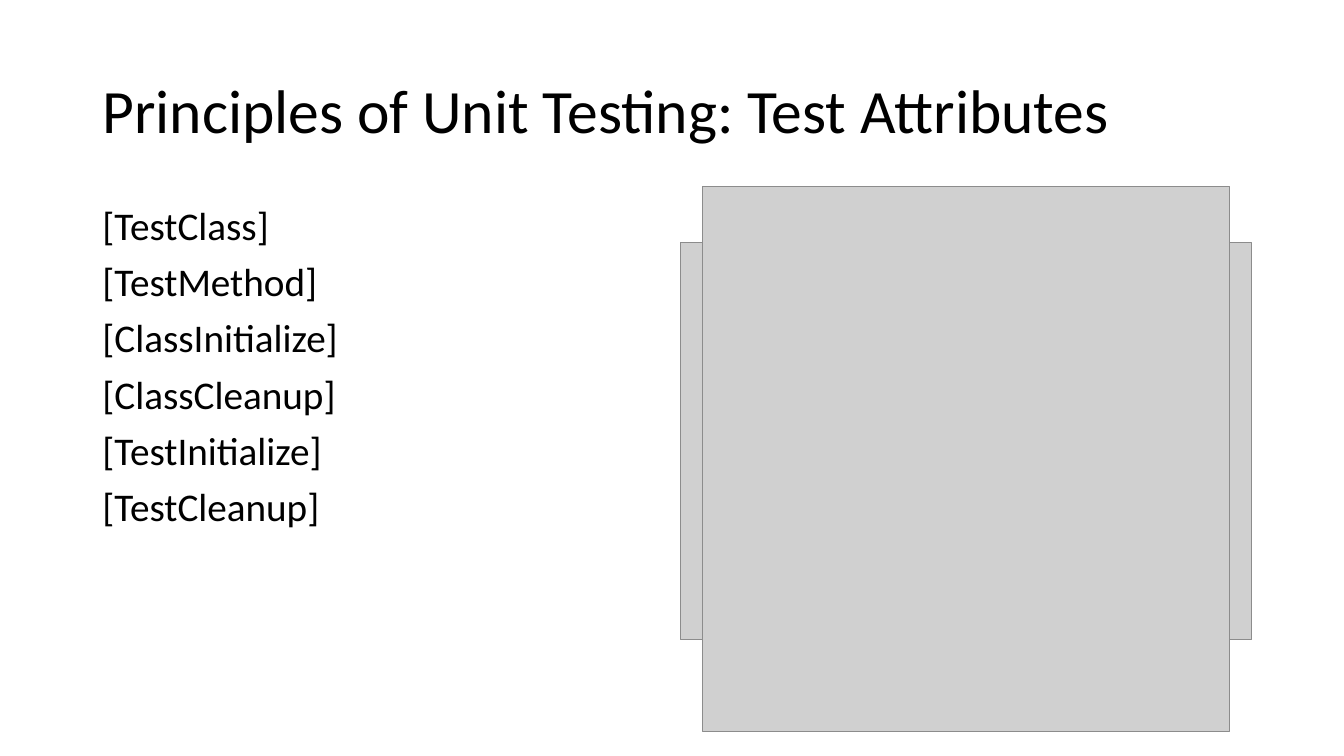
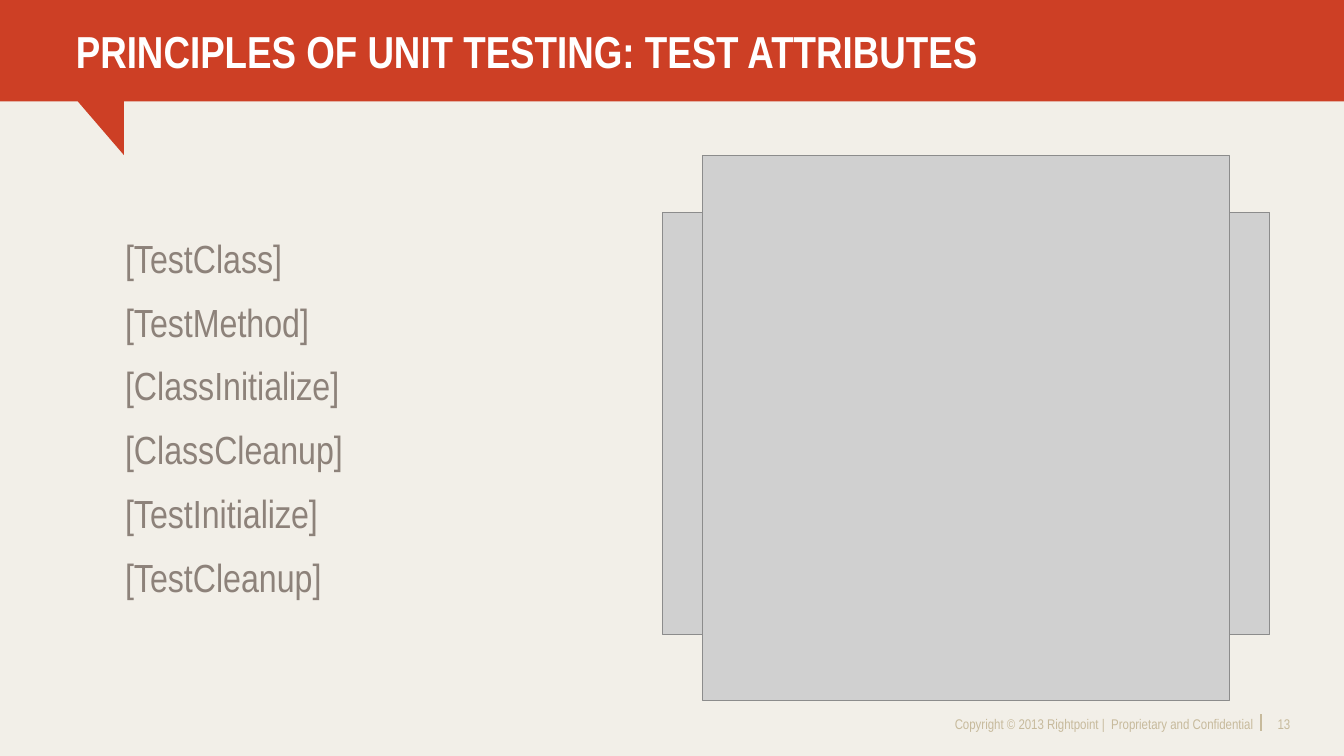
Before and after one commit to DrewNull/bff-unit-testing-in-mstest, a slide deck: slide 13 of BFF.UnitTestingInMSTest/BFF-UnitTestingInMSTest.pptx (slide 11 before the commit). Drawn at 1344x756 pixels with LibreOffice and Linux fonts; fonts in the diff are those of the drawing; grey boxes stand for pictures; background and template pictures are left out. Boxes give left, top, right and bottom in pixels: in the first picture for what was removed or moved away, otherwise in the second. Text is boxed around its words. In the diff, an @@ line names an element or a change of style, - is before the commit and + after.

```diff
--- a/BFF.UnitTestingInMSTest/BFF-UnitTestingInMSTest.pptx
+++ b/BFF.UnitTestingInMSTest/BFF-UnitTestingInMSTest.pptx
@@ background #FFFFFF to #F2EFE8 @@
@@ freeform shape added at <box>0,0,1344,155</box>, fill #CD3F25 @@
@@ title at <box>76,36,977,69</box>: text changed; size 44 to 32 pt; font Calibri to Arial Narrow; text colour #000000 to #FFFFFF; bold on @@
-Principles of Unit Testing: Test Attributes
+PRINCIPLES OF UNIT TESTING: TEST ATTRIBUTES
@@ picture: place and size @@
-picture at <box>702,187,1230,732</box>
+picture at <box>702,155,1230,701</box>
@@ text "[TestClass]": place and size @@
-text "[TestClass]" at <box>102,211,337,528</box>
+text "[TestClass]" at <box>125,244,343,599</box>
@@ text "[TestClass]" at <box>125,244,343,599</box>: font Calibri to Arial Narrow, text colour #000000 to #8D827A; line spacing 0.9 to 1; more space between paragraphs; vertical alignment top to middle @@
@@ picture: place and size @@
-picture at <box>681,243,1252,640</box>
+picture at <box>662,212,1270,634</box>
@@ text added at <box>955,719,1253,732</box>, 10 pt, text #C7BA9C @@
+Copyright © 2013 Rightpoint | Proprietary and Confidential
@@ line added from (1261, 715) to (1261, 732), #C7BA9C 1 pt @@
@@ page number added at <box>1278,719,1291,729</box>, 10 pt, text #C7BA9C @@
+13
```
Also in this commit, not shown: 10 other slides changed, 8 slides added, 2 slides removed.
